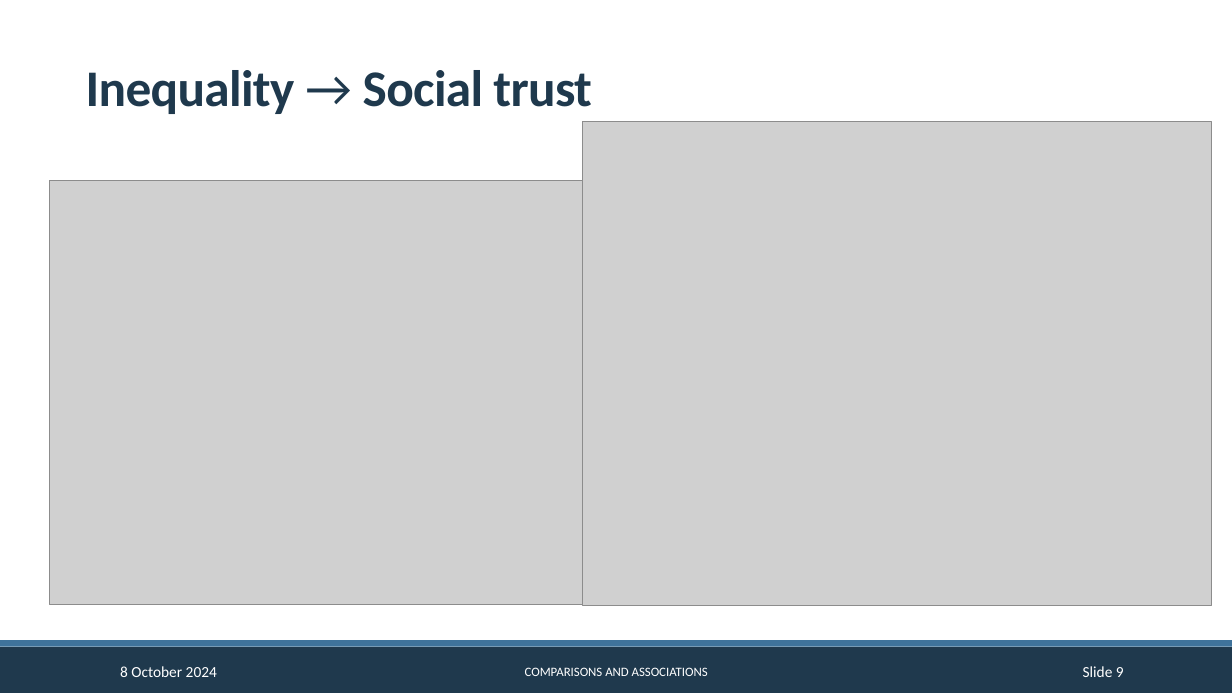
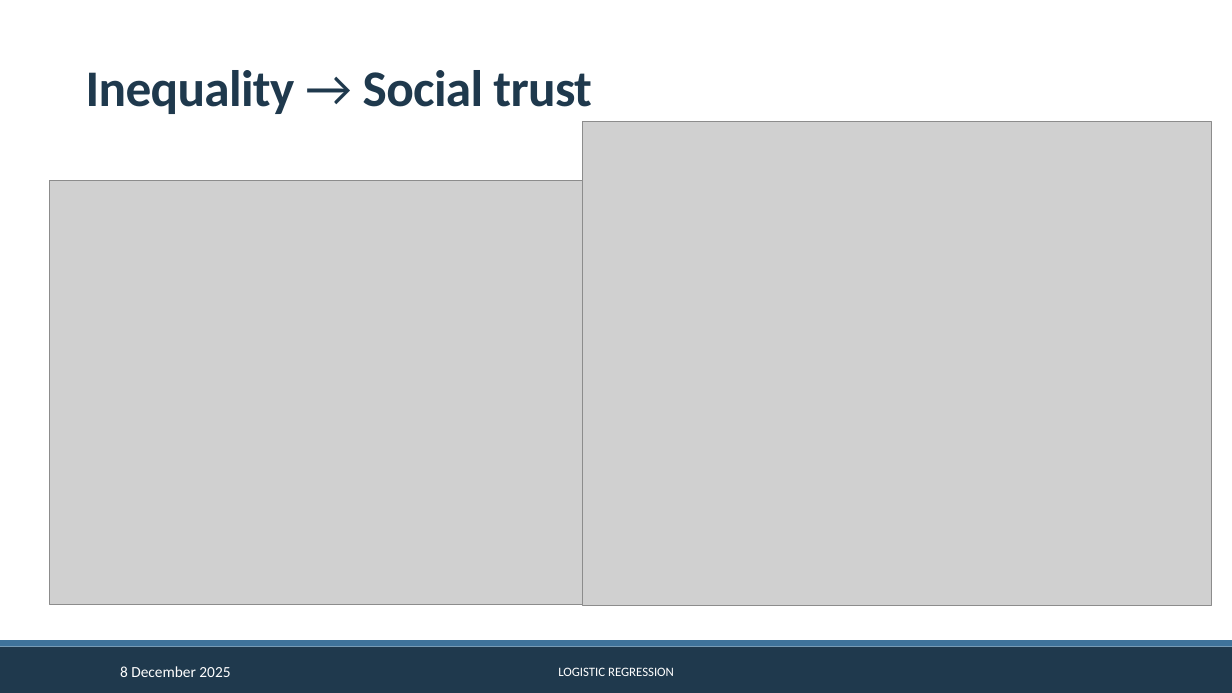
Before and after one commit to CGMoreh/SOC2069-QUANT-25, a slide deck: slide 9 of Materials/Slides/draft_slides_w5.pptx. Drawn at 1232x693 pixels with LibreOffice and Linux fonts; fonts in the diff are those of the drawing; grey boxes stand for pictures; background and template pictures are left out. Boxes give left, top, right and bottom in pixels: in the first picture for what was removed or moved away, otherwise in the second. Text is boxed around its words. In the diff, an @@ line names an element or a change of style, - is before the commit and + after.

```diff
--- a/Materials/Slides/draft_slides_w5.pptx
+++ b/Materials/Slides/draft_slides_w5.pptx
@@ text at (120,666,230,677): text changed @@
-8 October 2024
+8 December 2025
@@ text at (558,667,674,676): text changed @@
-COMPARISONS AND ASSOCIATIONS
+LOGISTIC REGRESSION
@@ page number removed at (1083,666,1124,677) @@
-Slide 9
```
Also in this commit, not shown: 17 other slides changed, 1 other file.
